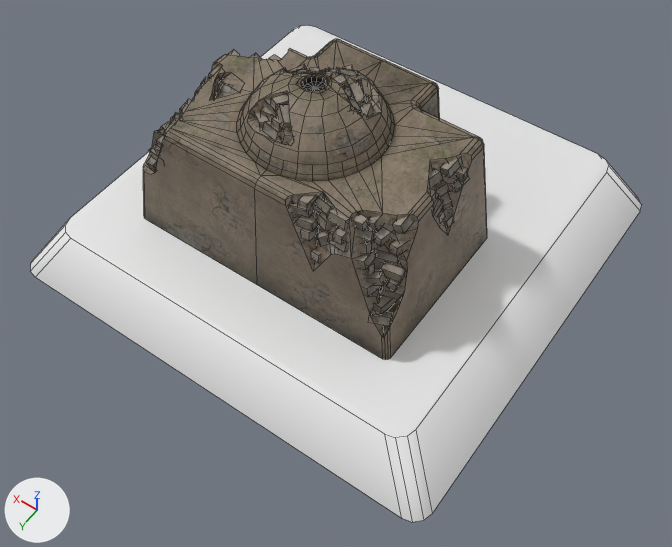
The FBX model Content/Buildings/Meshes/Limestone Burner Destruction Stage 2.fbx as it was, and as the next commit left it.
The view is the same before and after, from a 50 mm camera at (-6.02, 8.67, 11.37) aimed at (-0.76, 1.29, -0.21). The axes (+X, +Y, +Z) are drawn at lower left. The lights are the same throughout. Mesh edges are drawn as thin lines.

In view in the first picture: 'Limestone_Burner_Base_Destruction_S2', 'Limestone_Burner_Destruction_S2'.
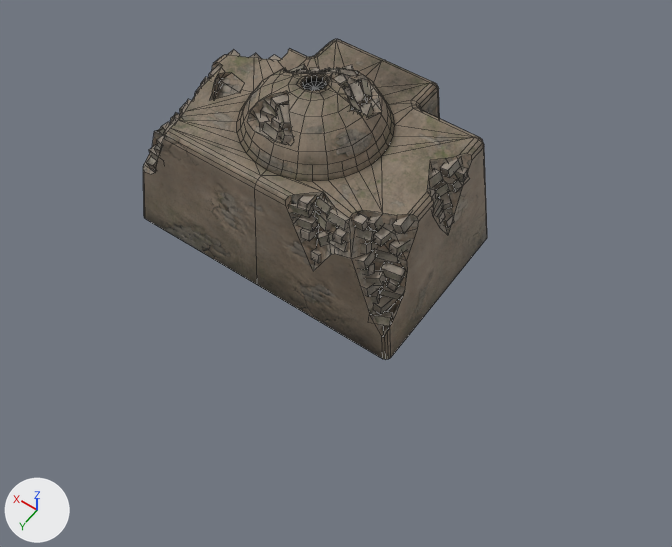
Where the change shows, as pixel boxes [x1, y1, x2, y2] in the pictures (672 x 547 px):
```json
{"object": "Limestone_Burner_Base_Destruction_S2", "change": "deleted", "before": [30, 25, 641, 522]}
```

Scene script edits in JSON lines:
```json
{"op": "remove", "block": "ob_limestone_burner_base_destruction_s2", "code": ["ob_limestone_burner_base_destruction_s2 = bpy.data.objects.new('Limestone_Burner_Base_Destruction_S2', me_plane_001)", "ob_limestone_burner_base_destruction_s2.location = (0.0, 0.0, 0.0)"]}
```
